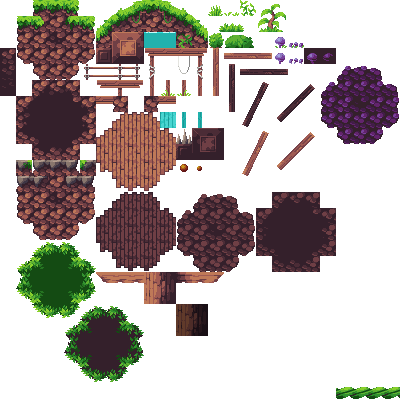
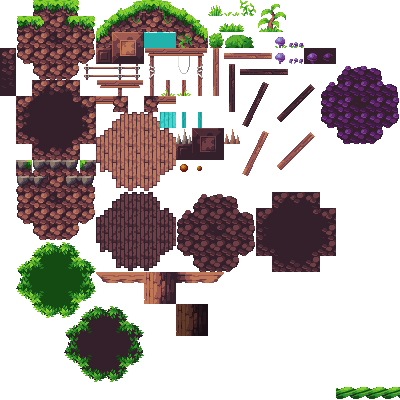
Layered file, before and after one edit (400×400). Changes by layer:
added layer "Layer 3" above "Layer 4" over [224,129,240,144]
